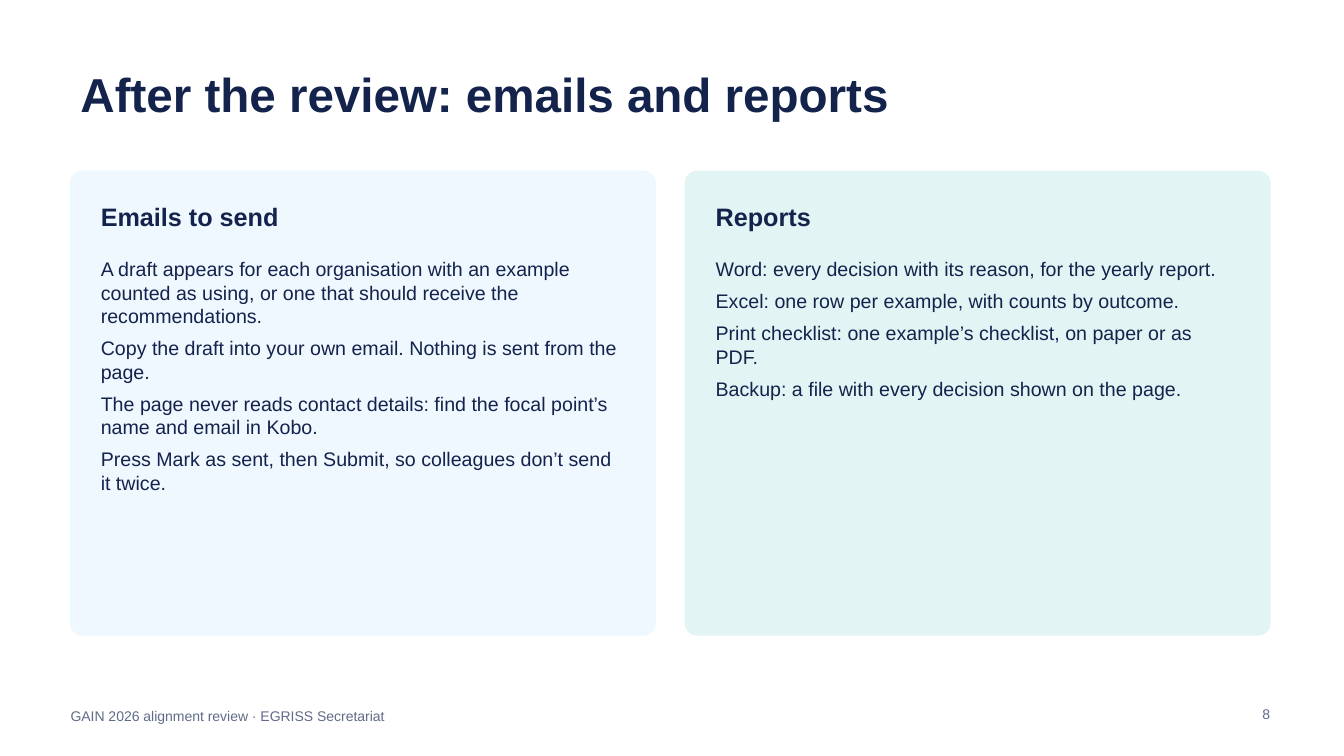
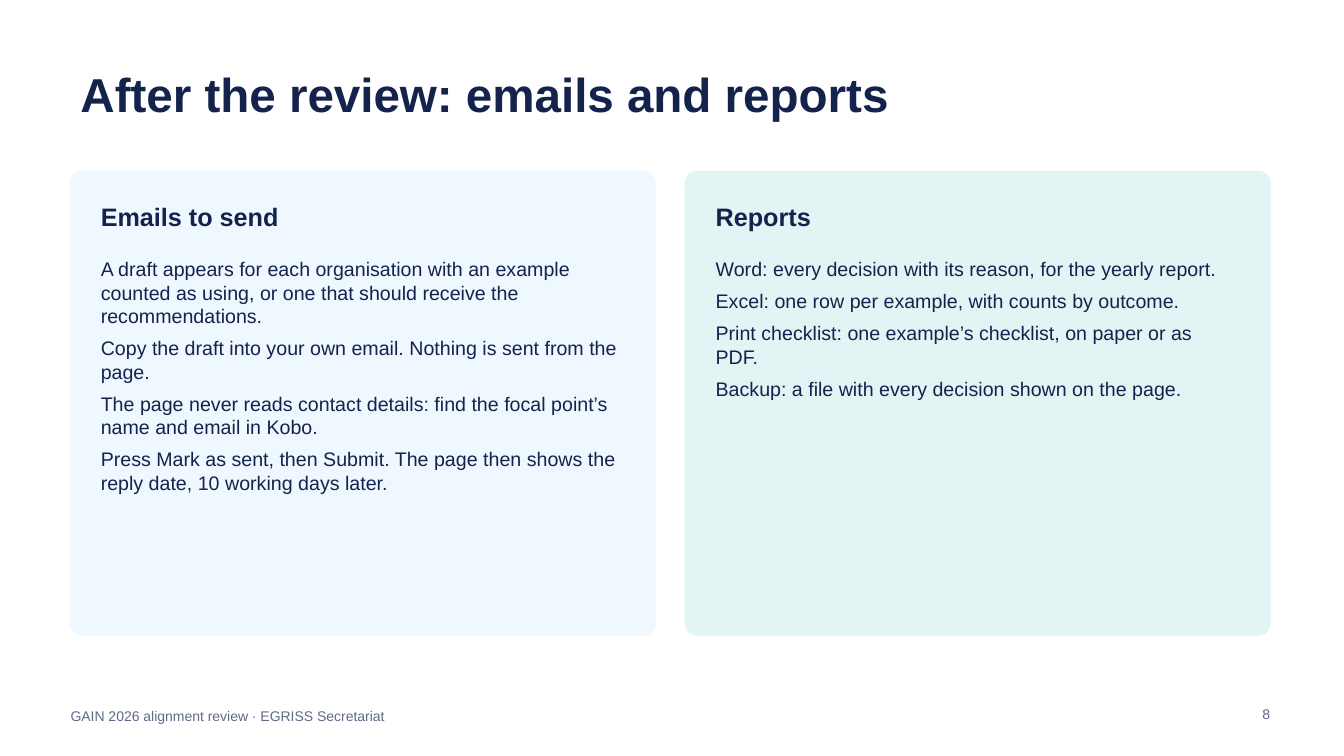
Before and after one commit to egrisstats/GAIN-story, a slide deck: slide 8 of dashboard/review-guide.pptx. Drawn at 1344x756 pixels with LibreOffice and Linux fonts; fonts in the diff are those of the drawing. Boxes give left, top, right and bottom in pixels: in the first picture for what was removed or moved away, otherwise in the second. Text is boxed around its words. In the diff, an @@ line names an element or a change of style, - is before the commit and + after.

```diff
--- a/dashboard/review-guide.pptx
+++ b/dashboard/review-guide.pptx
@@ text at (101,451,615,494): text changed @@
-Press Mark as sent, then Submit, so colleagues don’t send it twice.
+Press Mark as sent, then Submit. The page then shows the reply date, 10 working days later.
```
Also in this commit, not shown: 3 other slides changed, 2 other files.
